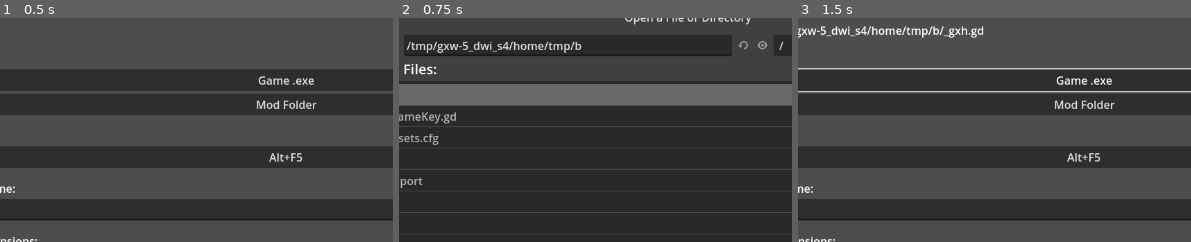
Above: before the commit, frames 1-3 (left to right).
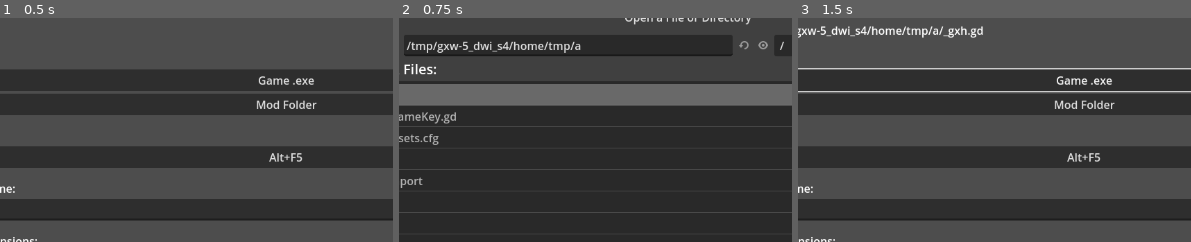
Above: after the commit, the same moments.

Repository: GodotModding/godot-mod-tool
Game: Godot game, scene res://main.tscn
Same seed, same stepped clock (60 frames per second), same inputs: the game is played once before the commit and once after it.
Inputs:
- Up to frame 1 (0.5 s): no input
- Up to frame 2 (0.75 s): click "Game .exe" at 0.5 s
- Up to frame 3 (1.5 s): click "Open" at 1.25 s
The pictures show only the part of the screen within x 13-63%, y 3-53%; the shares and areas given below are measured in that part.

Frame 1 is identical in both runs. In frame 2, 0.1% of the frame differs, in the area x 44-98%, y 10-17%; in frame 3, 0.2%, in the area x 34-48%, y 3-9%.

Commit message:
🔨 english 👀

Diff:
--- a/main.tscn
+++ b/main.tscn
@@ -105,7 +105,7 @@
 title = "Open a File or Directory"
 position = Vector2i(30, 35)
 size = Vector2i(1100, 600)
-ok_button_text = "Öffnen"
+ok_button_text = "Open"
 file_mode = 3
 access = 2
 
